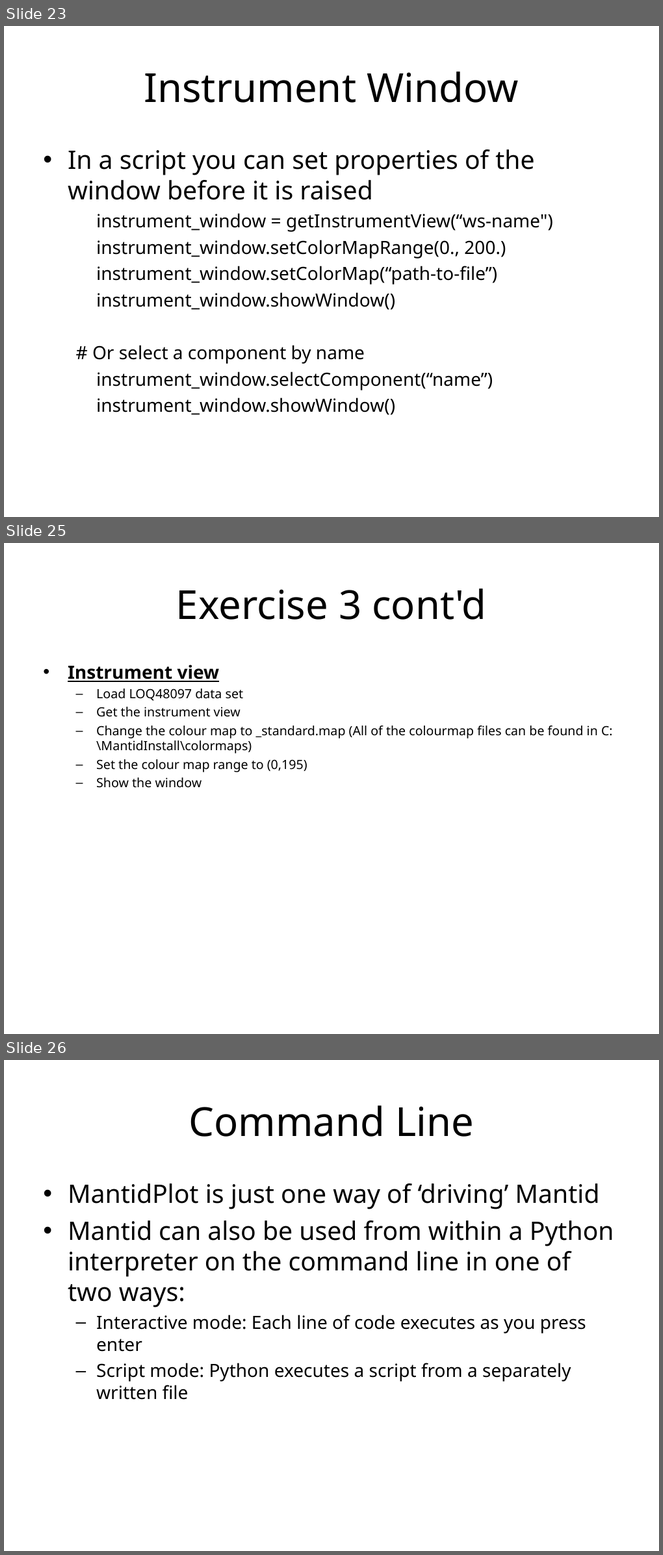
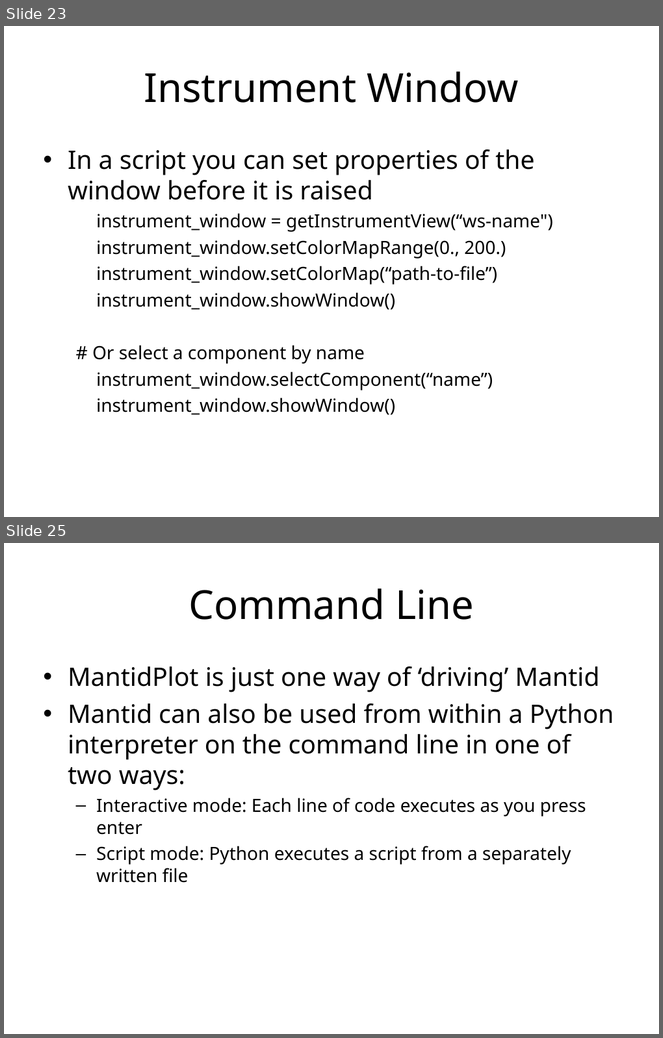
Before and after one commit to mantidproject/documents, a slide deck: Presentations/Python training course/Python in Mantid - SNS.ppt. Shown one above the other, each under a label of ours: slides 23, 25 and 26 before the commit, slides 23 and 25 after it; the slides between them are not shown. The pictures are 663x1555 and 663x1038 pixels, drawn with LibreOffice and Linux fonts; fonts in the diff are those of the drawing; background and template pictures are left out. Boxes give left, top, right and bottom in pixels: in the first picture for what was removed or moved away, otherwise in the second. Text is boxed around its words. In the diff, an @@ line names an element or a change of style, - is before the commit and + after.

Commit message:
update to the exercises

```diff
--- a/Presentations/Python training course/Python in Mantid - SNS.ppt
+++ b/Presentations/Python training course/Python in Mantid - SNS.ppt
@@ slide 25 removed at bbox=[4, 543, 659, 1034], background #FFFFFF @@
@@ title removed at bbox=[176, 589, 486, 620] @@
-Exercise 3 cont'd
@@ text removed at bbox=[68, 665, 613, 788] @@
-• Instrument view
-  – Load LOQ48097 data set
-  – Get the instrument view
-  – Change the colour map to _standard.map (All of the colourmap files can be found in C:\MantidInstall\colormaps)
-  – Set the colour map range to (0,195)
-  – Show the window
@@ what was slide 26 is now slide 25 @@
```
Also in this commit, not shown: 6 slides changed, 1 other file.
